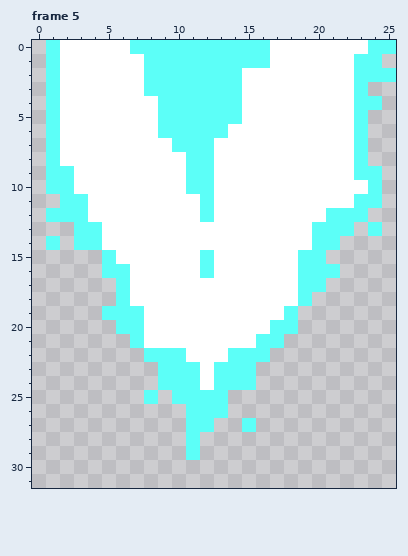
Pixel-art file: bin/img/animation/ship-engine/Sprite-0001.aseprite. The picture above is the old version.
26x32 pixels, 5 frames. Shown: frame 5. The commit also changed other frames, which this record leaves out.
Now the later version:
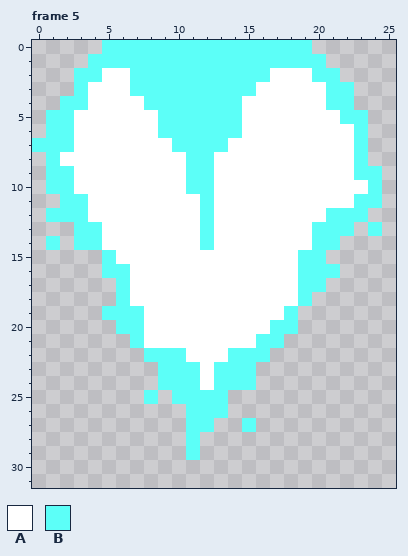
Palette (. is transparent): A #ffffff  B #5cfff8
From old to new:
--- frame 5, layer "Layer 1"
@@ x 0..25 @@
- 0 .BAAAAABBBBBBBBBBAAAAAAABB
- 1 .BAAAAAABBBBBBBBBAAAAAABB.
- 2 .BAAAAAABBBBBBBAAAAAAAABBB
- 3 .BAAAAAABBBBBBBAAAAAAAAB..
- 4 .BAAAAAAABBBBBBAAAAAAAABB.
- 5 .BAAAAAAABBBBBBAAAAAAAAB..
- 6 .BAAAAAAABBBBBAAAAAAAAAB..
- 7 .BAAAAAAAABBBAAAAAAAAAAB..
+ 0 .....BBBBBBBBBBBBBBB......
+ 1 ....BBBBBBBBBBBBBBBBB.....
+ 2 ...BBAABBBBBBBBBBAAABB....
+ 3 ...BAAABBBBBBBBBAAAAABB...
+ 4 ..BBAAAABBBBBBBAAAAAABB...
+ 5 .BBAAAAAABBBBBBAAAAAAABB..
+ 6 .BBAAAAAABBBBBBAAAAAAAAB..
+ 7 BBBAAAAAAABBBBAAAAAAAAAB..
  8 .BAAAAAAAAABBAAAAAAAAAAB..
@@ x 10..14 @@
 12 AABAA
-13 AAAAA
-14 AAAAA
-15 AABAA
-16 AABAA
+13 AABAA
+14 AABAA
+15 AAAAA
+16 AAAAA
 17 AAAAA
Where, in picture pixels (left, top, right, bottom), the same in both pictures:
changed: (32, 40, 158, 152)
changed: (214, 40, 396, 152)
changed: (200, 222, 214, 278)
